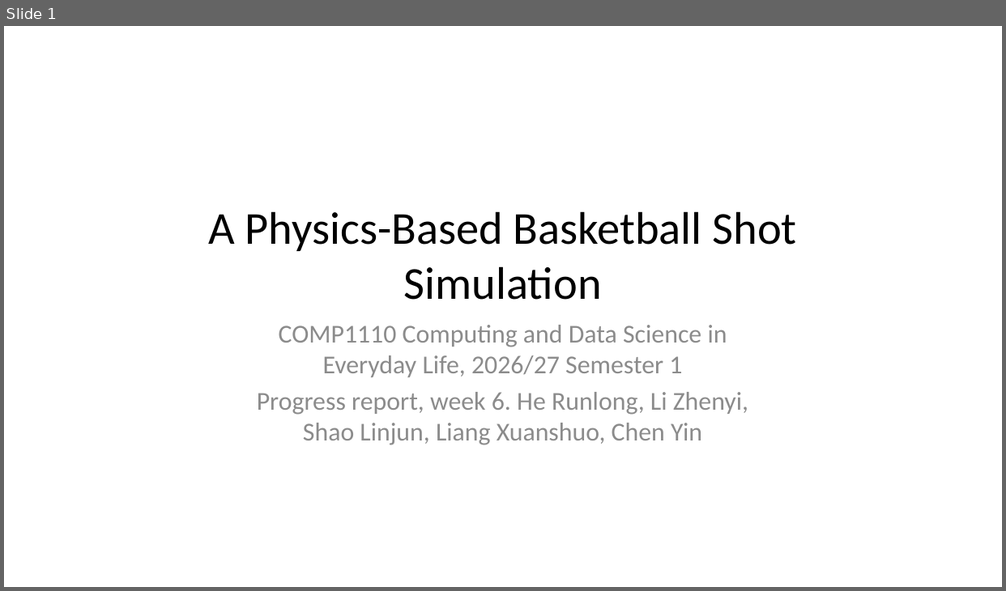
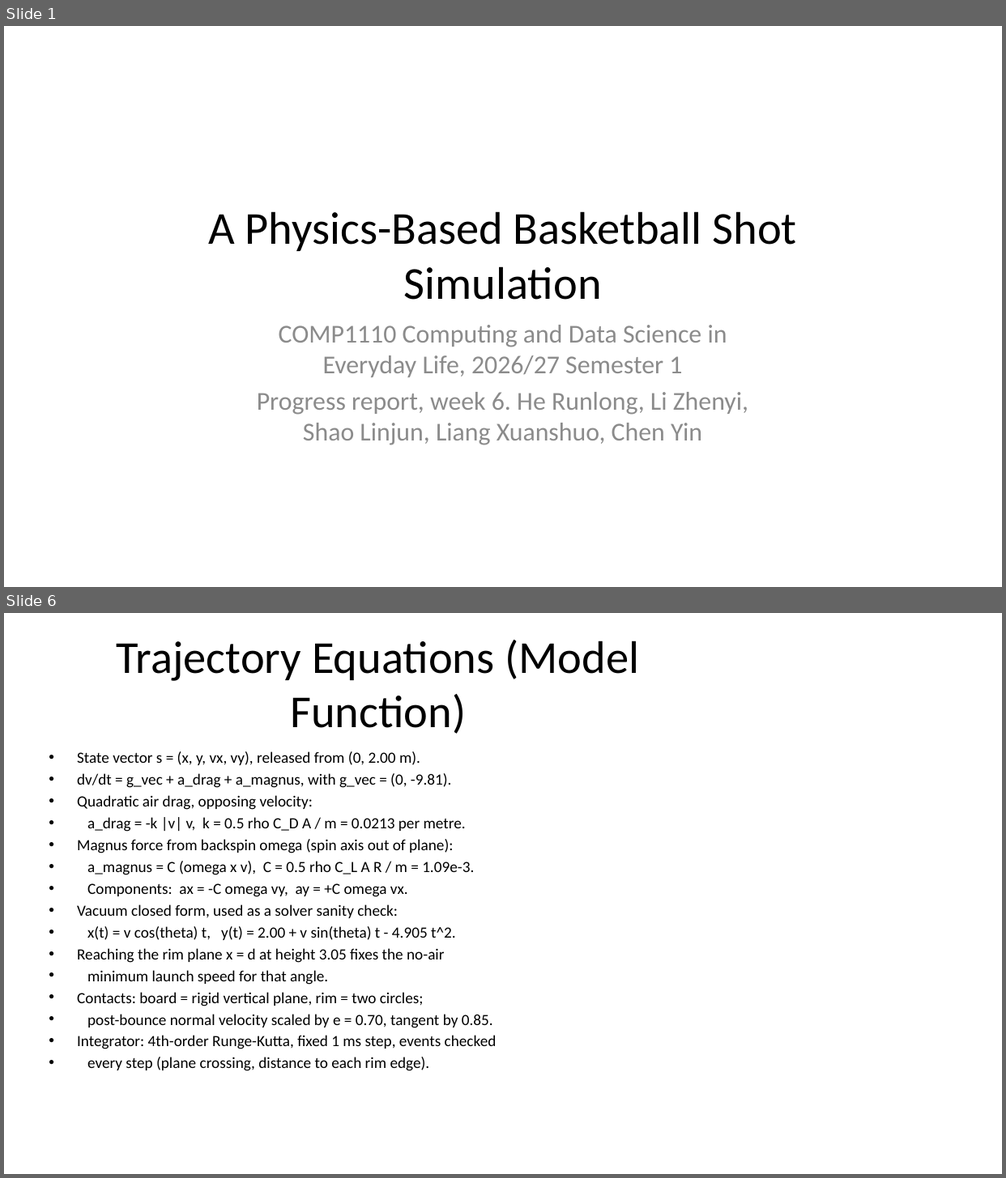
Before and after one commit to dbzyw/comp-1110-group-project, a slide deck: Specifications/COMP1110_Basketball_Shot_Simulation_Progress.pptx. Shown one above the other, each under a label of ours: slide 1 before the commit, slides 1 and 6 after it; the slides between them are not shown. The pictures are 1006x591 and 1006x1178 pixels, drawn with LibreOffice and Linux fonts; fonts in the diff are those of the drawing. Boxes give left, top, right and bottom in pixels: in the first picture for what was removed or moved away, otherwise in the second. Text is boxed around its words. In the diff, an @@ line names an element or a change of style, - is before the commit and + after.

```diff
--- a/Specifications/COMP1110_Basketball_Shot_Simulation_Progress.pptx
+++ b/Specifications/COMP1110_Basketball_Shot_Simulation_Progress.pptx
@@ slide 6 added at <box>4,613,1002,1174</box>, background #FFFFFF @@
@@ title added at <box>117,640,639,734</box>, 44 pt, text #000000 @@
+Trajectory Equations (Model Function)
@@ text added at <box>77,752,496,1071</box>, 15 pt, text #000000 @@
+• State vector s = (x, y, vx, vy), released from (0, 2.00 m).
+• dv/dt = g_vec + a_drag + a_magnus, with g_vec = (0, -9.81).
+• Quadratic air drag, opposing velocity:
+• a_drag = -k |v| v, k = 0.5 rho C_D A / m = 0.0213 per metre.
+• Magnus force from backspin omega (spin axis out of plane):
+• a_magnus = C (omega x v), C = 0.5 rho C_L A R / m = 1.09e-3.
+• Components: ax = -C omega vy, ay = +C omega vx.
+• Vacuum closed form, used as a solver sanity check:
+• x(t) = v cos(theta) t, y(t) = 2.00 + v sin(theta) t - 4.905 t^2.
+• Reaching the rim plane x = d at height 3.05 fixes the no-air
+• minimum launch speed for that angle.
+• Contacts: board = rigid vertical plane, rim = two circles;
+• post-bounce normal velocity scaled by e = 0.70, tangent by 0.85.
+• Integrator: 4th-order Runge-Kutta, fixed 1 ms step, events checked
+• every step (plane crossing, distance to each rim edge).
```
Also in this commit, not shown: 9 slides changed, 4 other slides added, 3 other files.
